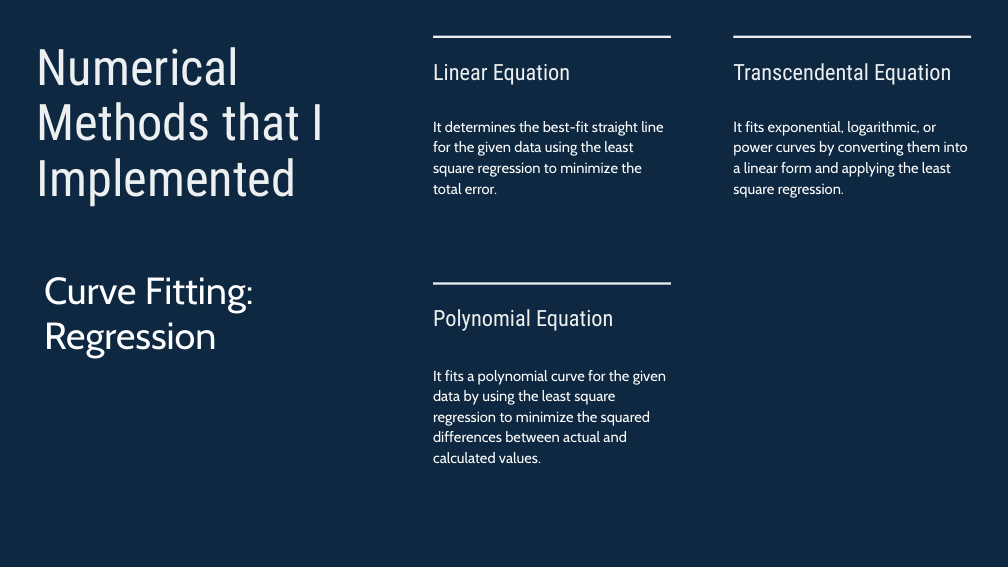
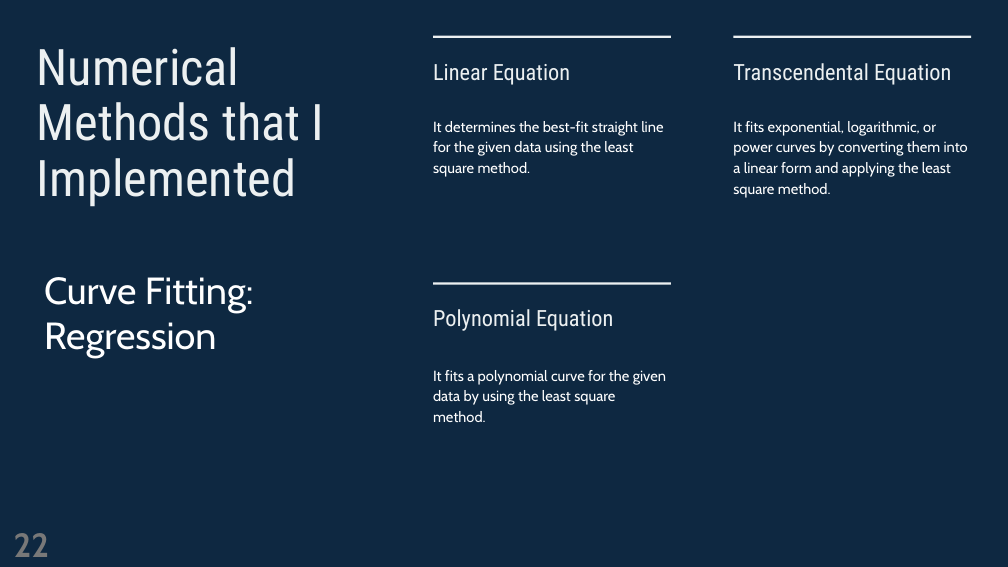
Before and after one commit to Sakib-008/Numerical-Lab-Project, a slide deck: slide 22 of Numerical Presentation (Final).pptx. Drawn at 1008x567 pixels with LibreOffice and Linux fonts; fonts in the diff are those of the drawing. Boxes give left, top, right and bottom in pixels: in the first picture for what was removed or moved away, otherwise in the second. Text is boxed around its words. In the diff, an @@ line names an element or a change of style, - is before the commit and + after.

```diff
--- a/Numerical Presentation (Final).pptx
+++ b/Numerical Presentation (Final).pptx
@@ text at bbox=[433, 121, 663, 177]: text changed @@
-It determines the best-fit straight line for the given data using the least square regression to minimize the total error.
+It determines the best-fit straight line for the given data using the least square method.
@@ text at bbox=[733, 121, 968, 198]: text changed @@
-It fits exponential, logarithmic, or power curves by converting them into a linear form and applying the least square regression.
+It fits exponential, logarithmic, or power curves by converting them into a linear form and applying the least square method.
@@ text at bbox=[433, 370, 666, 422]: text changed @@
-It fits a polynomial curve for the given data by using the least square regression to minimize the squared differences between actual and calculated values.
+It fits a polynomial curve for the given data by using the least square method.
@@ page number added at bbox=[14, 533, 50, 557], 32 pt, text #797979, bold @@
+22
```
Also in this commit, not shown: 20 other slides changed, 5 slides added, 4 slides removed.
